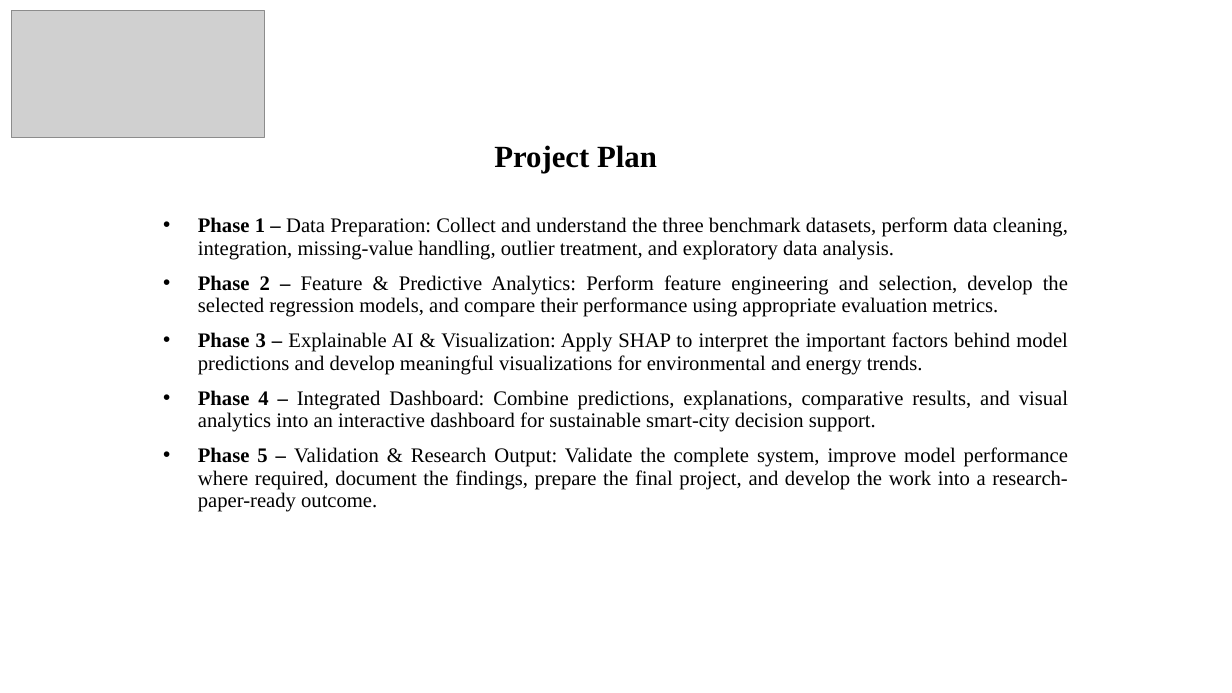
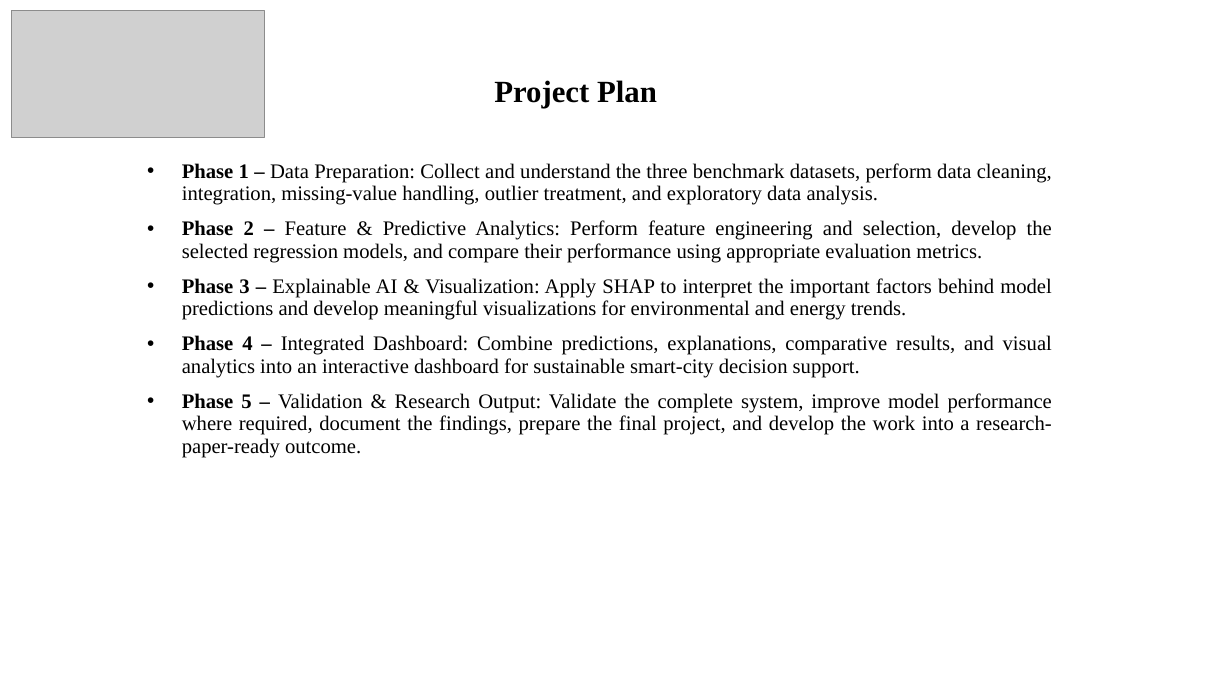
Before and after one commit to sharmi-pathi/KLH-CSE-2026-27-2420030042-Explainable-Data-Analytics-for-Sustainable-Smart-City-Applications, a slide deck: slide 10 of docs/Batch 4-DAV Project PPT.pptx. Drawn at 1232x693 pixels with LibreOffice and Linux fonts; fonts in the diff are those of the drawing; grey boxes stand for pictures. Boxes give left, top, right and bottom in pixels: in the first picture for what was removed or moved away, otherwise in the second. Text is boxed around its words. In the diff, an @@ line names an element or a change of style, - is before the commit and + after.

```diff
--- a/docs/Batch 4-DAV Project PPT.pptx
+++ b/docs/Batch 4-DAV Project PPT.pptx
@@ text "Project Plan": place and size @@
-text "Project Plan" at <box>494,145,657,173</box>
+text "Project Plan" at <box>494,80,657,108</box>
@@ subtitle "Phase 1 – Data Preparation: ...": place and size @@
-subtitle "Phase 1 – Data Preparation: ..." at <box>198,217,1068,512</box>
+subtitle "Phase 1 – Data Preparation: ..." at <box>182,163,1052,458</box>
```
Also in this commit, not shown: 4 other slides changed, 18 slides added.
